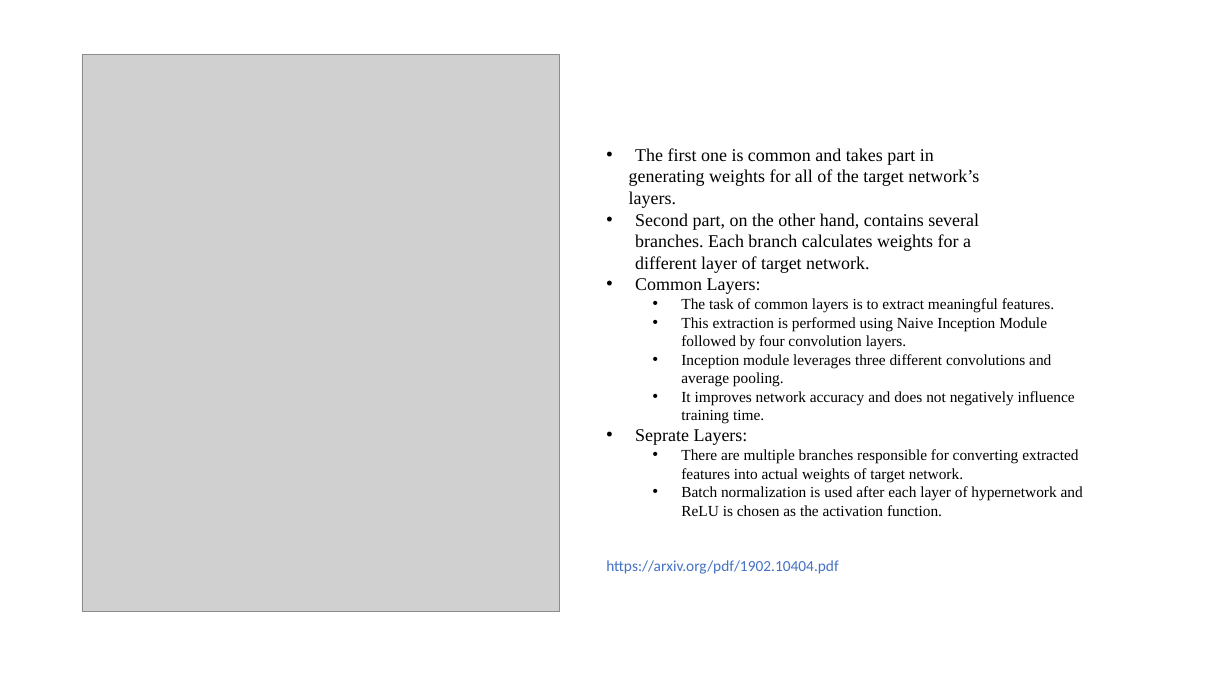
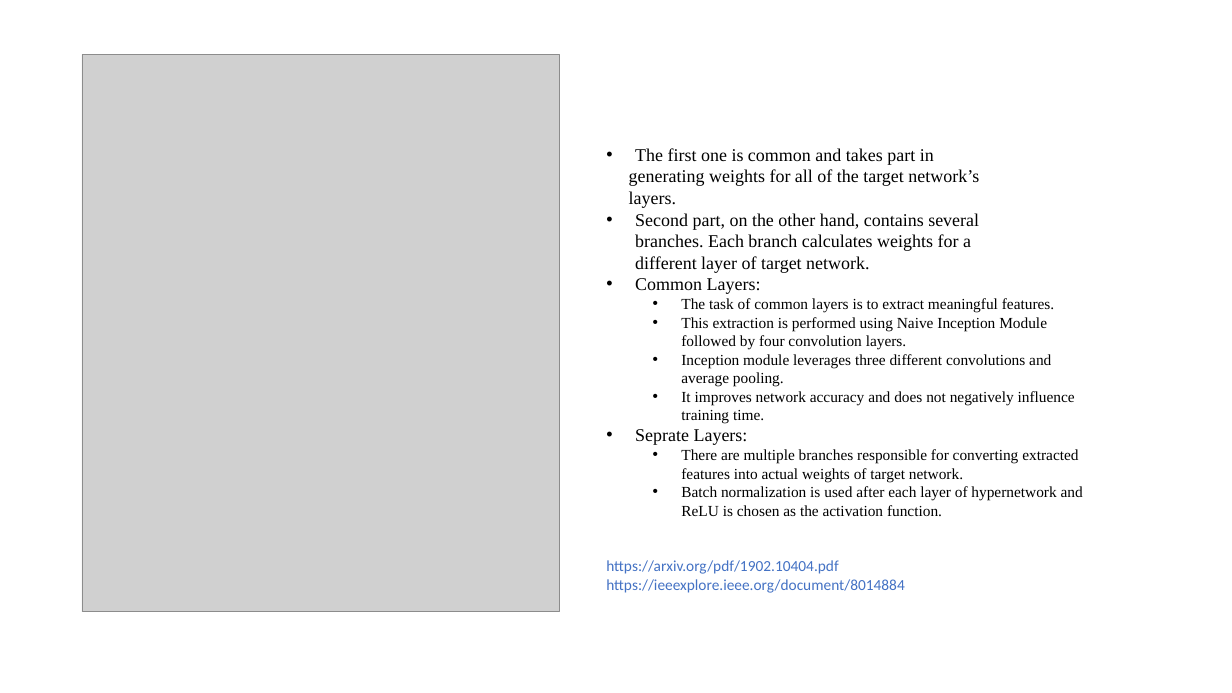
Before and after one commit to VarunBohara/Mini-Project-Documents, a slide deck: slide 15 of Review - 1.pptx. Drawn at 1232x693 pixels with LibreOffice and Linux fonts; fonts in the diff are those of the drawing; grey boxes stand for pictures. Boxes give left, top, right and bottom in pixels: in the first picture for what was removed or moved away, otherwise in the second. Text is boxed around its words. In the diff, an @@ line names an element or a change of style, - is before the commit and + after.

```diff
--- a/Review - 1.pptx
+++ b/Review - 1.pptx
@@ text at [606,579,905,593]: paragraph added @@
+https://ieeexplore.ieee.org/document/8014884
```
